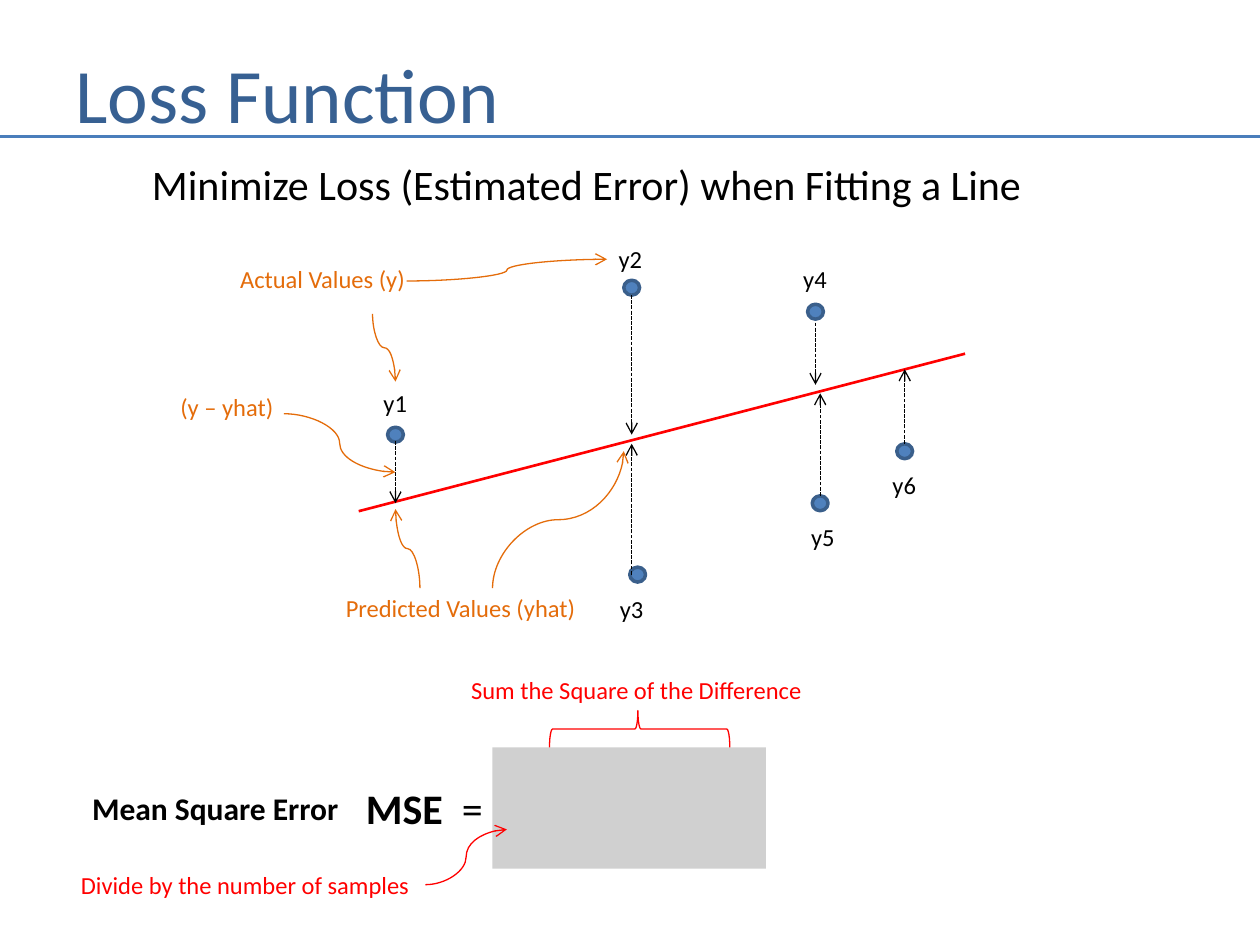
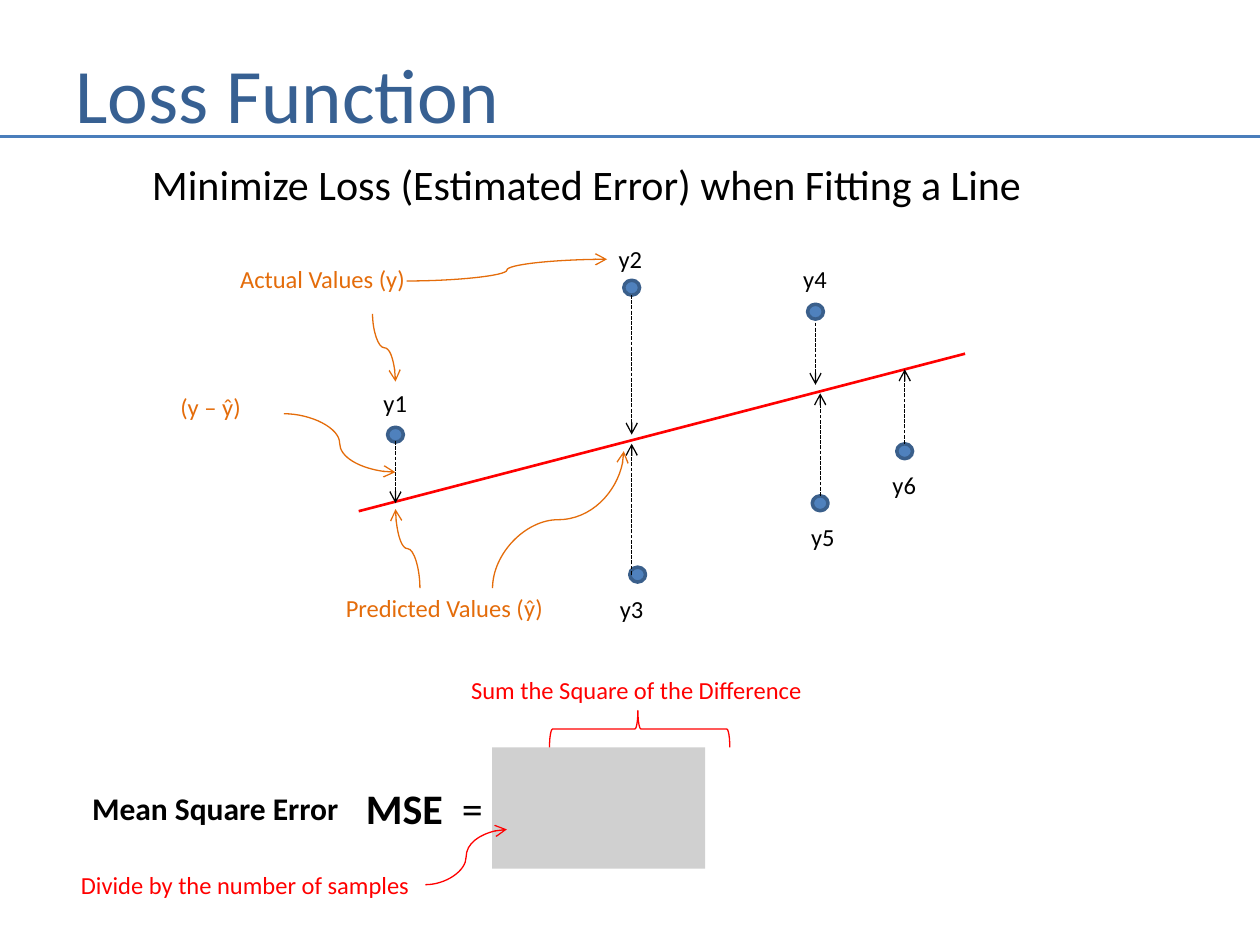
Before and after one commit to andrewferlitsch/Training, a slide deck: slide 7 of AITraining/Fundamentals/Machine Learning/ML Accuracy + Confusion Matrix.pptx. Drawn at 1260x945 pixels with LibreOffice and Linux fonts; fonts in the diff are those of the drawing; grey boxes stand for pictures. Boxes give left, top, right and bottom in pixels: in the first picture for what was removed or moved away, otherwise in the second. Text is boxed around its words. In the diff, an @@ line names an element or a change of style, - is before the commit and + after.

Commit message:
yhat improvement

```diff
--- a/AITraining/Fundamentals/Machine Learning/ML Accuracy + Confusion Matrix.pptx
+++ b/AITraining/Fundamentals/Machine Learning/ML Accuracy + Confusion Matrix.pptx
@@ text at (x1=180, y1=398, x2=241, y2=420): text changed @@
-(y – yhat)
+(y – ŷ)
@@ text at (x1=346, y1=599, x2=542, y2=621): text changed @@
-Predicted Values (yhat)
+Predicted Values (ŷ)
@@ picture resized from (x1=493, y1=747, x2=766, y2=868) to (x1=493, y1=747, x2=706, y2=868) @@
```
